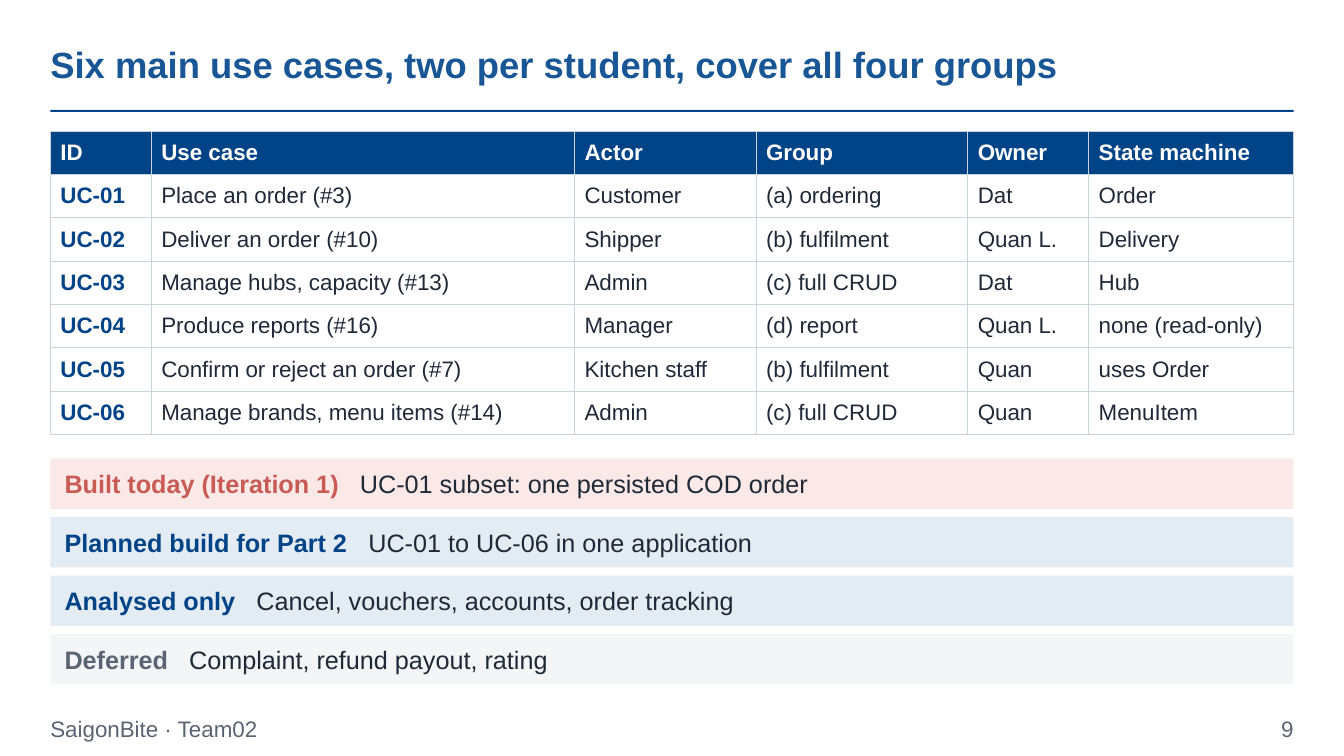
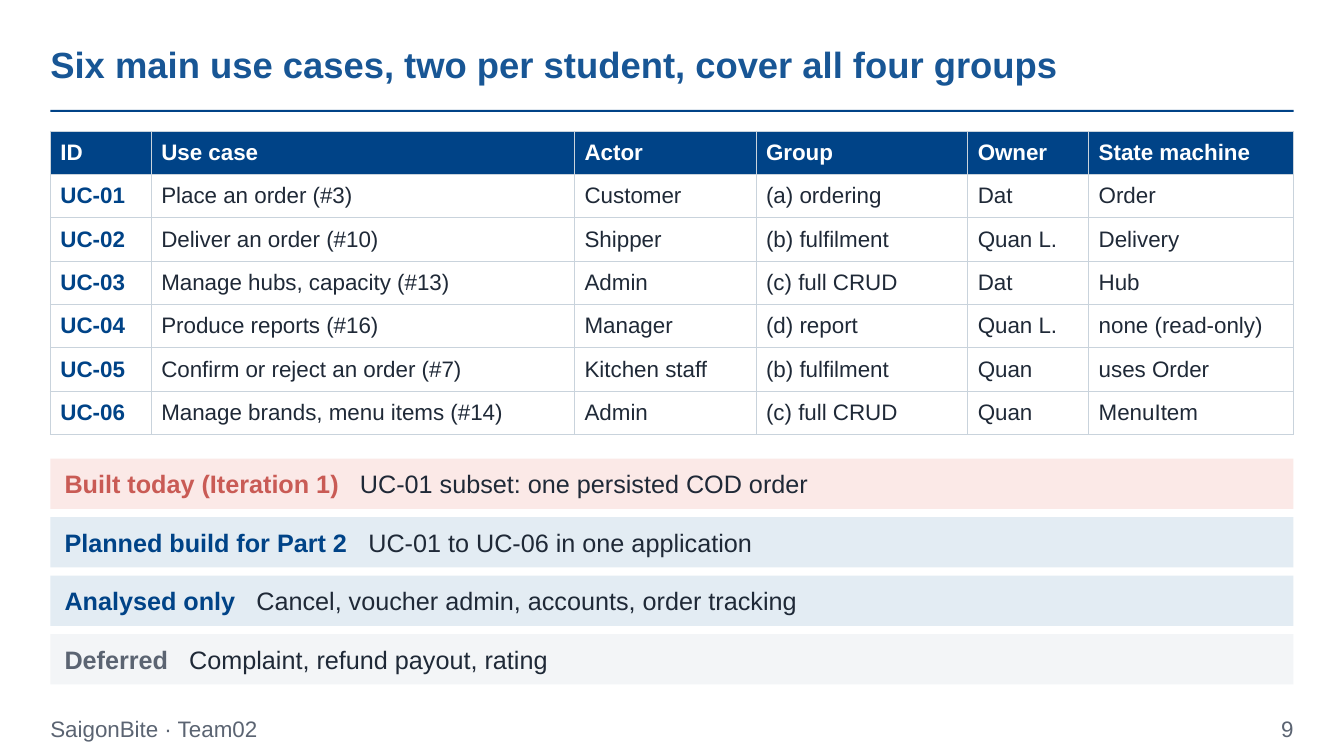
Before and after one commit to Dat071104/SaigonBite, a slide deck: slide 9 of docs/part1/Team02_Proposal_Slides_for_SaigonBite.pptx. Drawn at 1344x756 pixels with LibreOffice and Linux fonts; fonts in the diff are those of the drawing. Boxes give left, top, right and bottom in pixels: in the first picture for what was removed or moved away, otherwise in the second. Text is boxed around its words. In the diff, an @@ line names an element or a change of style, - is before the commit and + after.

```diff
--- a/docs/part1/Team02_Proposal_Slides_for_SaigonBite.pptx
+++ b/docs/part1/Team02_Proposal_Slides_for_SaigonBite.pptx
@@ text at (65,591,796,616): text changed @@
-Analysed only Cancel, vouchers, accounts, order tracking
+Analysed only Cancel, voucher admin, accounts, order tracking
```
Also in this commit, not shown: 2 other slides changed, 9 other files.
